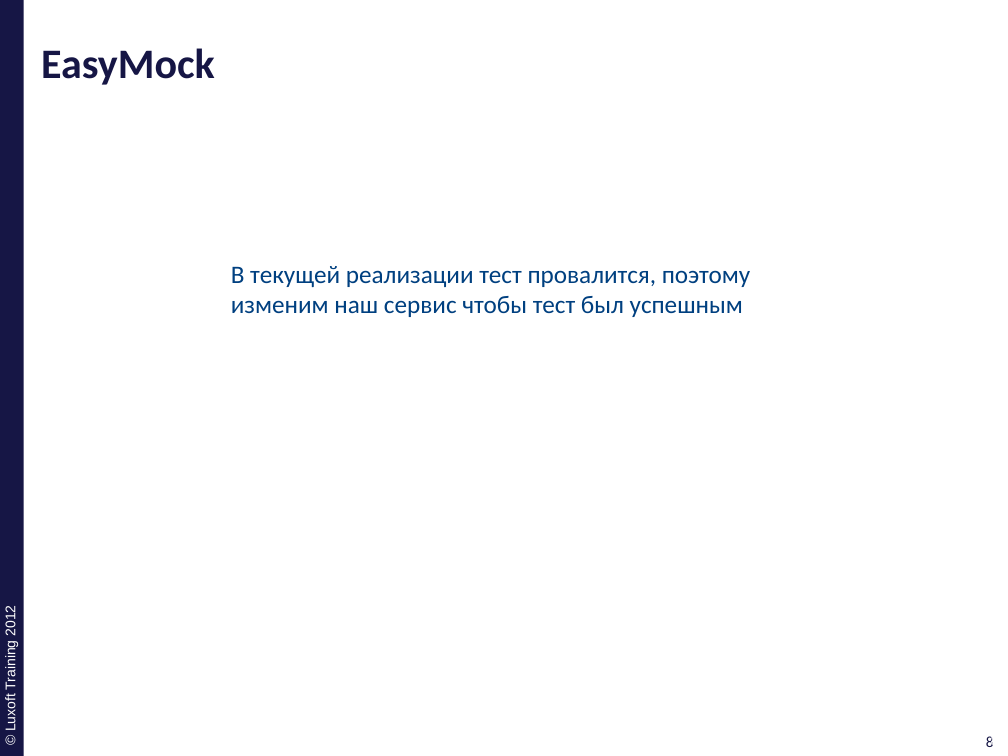
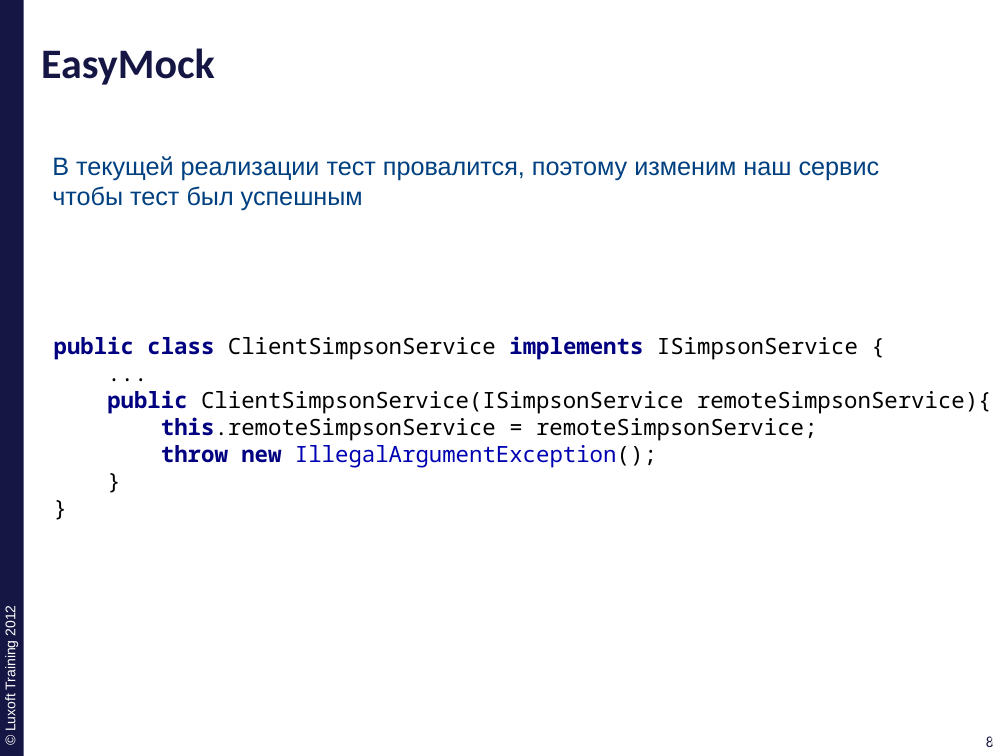
Before and after one commit to ivan-dyachenko/Trainings, a slide deck: slide 8 of Test Driven Development/materials/pptx/5. TDD-EasyMock.pptx. Drawn at 1008x756 pixels with LibreOffice and Linux fonts; fonts in the diff are those of the drawing; background and template pictures are left out. Boxes give left, top, right and bottom in pixels: in the first picture for what was removed or moved away, otherwise in the second. Text is boxed around its words. In the diff, an @@ line names an element or a change of style, - is before the commit and + after.

Commit message:
complete EasyMock presentaion and code exapmles

```diff
--- a/Test Driven Development/materials/pptx/5. TDD-EasyMock.pptx
+++ b/Test Driven Development/materials/pptx/5. TDD-EasyMock.pptx
@@ text "В текущей реализации тест провалится, ...": place and size @@
-text "В текущей реализации тест провалится, ..." at (231,266,750,317)
+text "В текущей реализации тест провалится, ..." at (52,156,880,211)
@@ text "В текущей реализации тест провалится, ..." at (52,156,880,211): font Calibri to Arial @@
@@ text added at (54,336,992,467), 16 pt, text #000000 @@
+public class ClientSimpsonService implements ISimpsonService {
+...
+public ClientSimpsonService(ISimpsonService remoteSimpsonService){
+this.remoteSimpsonService = remoteSimpsonService;
+throw new IllegalArgumentException();
+}
+}
```
Also in this commit, not shown: 17 other slides changed, 4 slides added, 2 slides removed.
